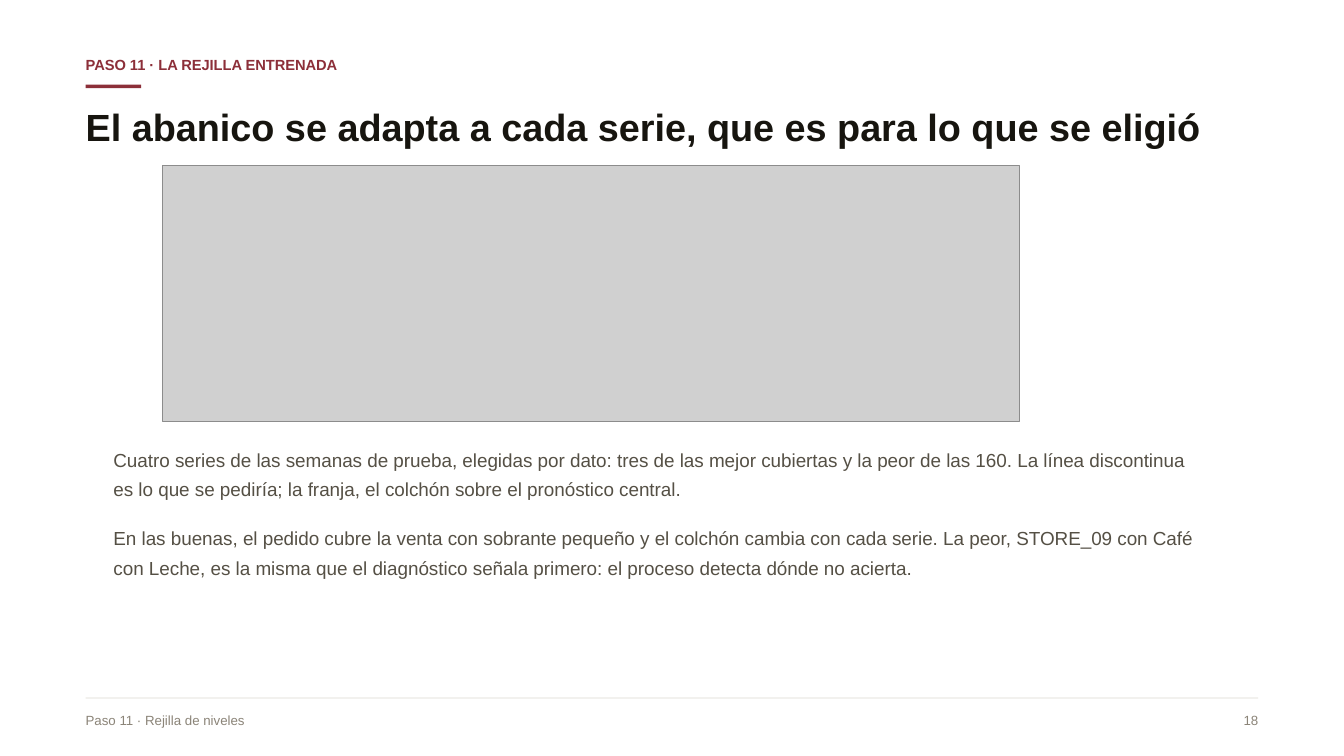
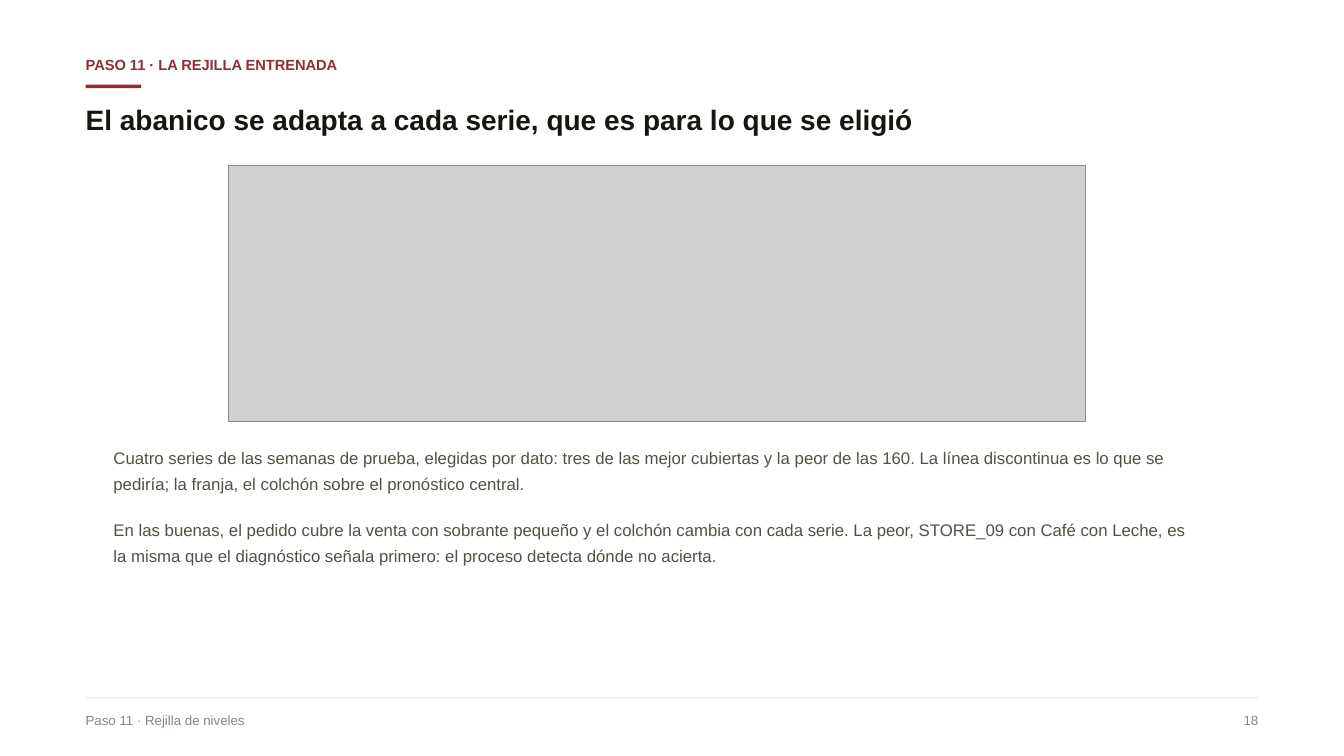
Before and after one commit to Danilo22m/Prueba_Tostao, a slide deck: slide 17 of Presentacion_Caso_A_compacta.pptx (slide 18 before the commit). Drawn at 1344x756 pixels with LibreOffice and Linux fonts; fonts in the diff are those of the drawing; grey boxes stand for pictures. Boxes give left, top, right and bottom in pixels: in the first picture for what was removed or moved away, otherwise in the second. Text is boxed around its words. In the diff, an @@ line names an element or a change of style, - is before the commit and + after.

```diff
--- a/Presentacion_Caso_A_compacta.pptx
+++ b/Presentacion_Caso_A_compacta.pptx
@@ text "El abanico se adapta a ..." at (x1=86, y1=109, x2=912, y2=135): size 27 to 20 pt @@
@@ picture moved from (x1=162, y1=165, x2=1019, y2=421) to (x1=229, y1=165, x2=1086, y2=421) @@
@@ text "Cuatro series de las semanas ..." at (x1=113, y1=451, x2=1185, y2=566): size 13.5 to 12 pt @@
```
Also in this commit, not shown: 21 other slides changed, 2 slides removed, 1 other file.
